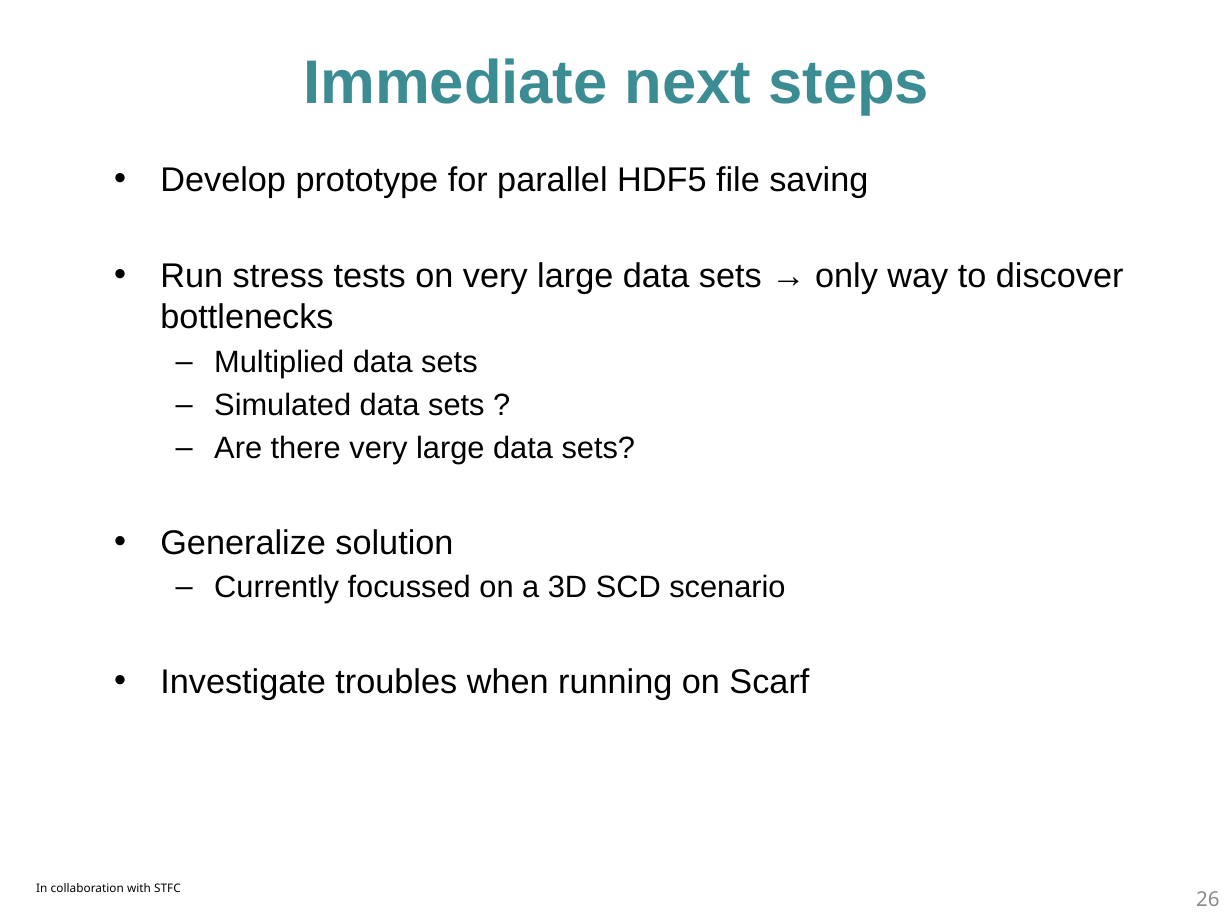
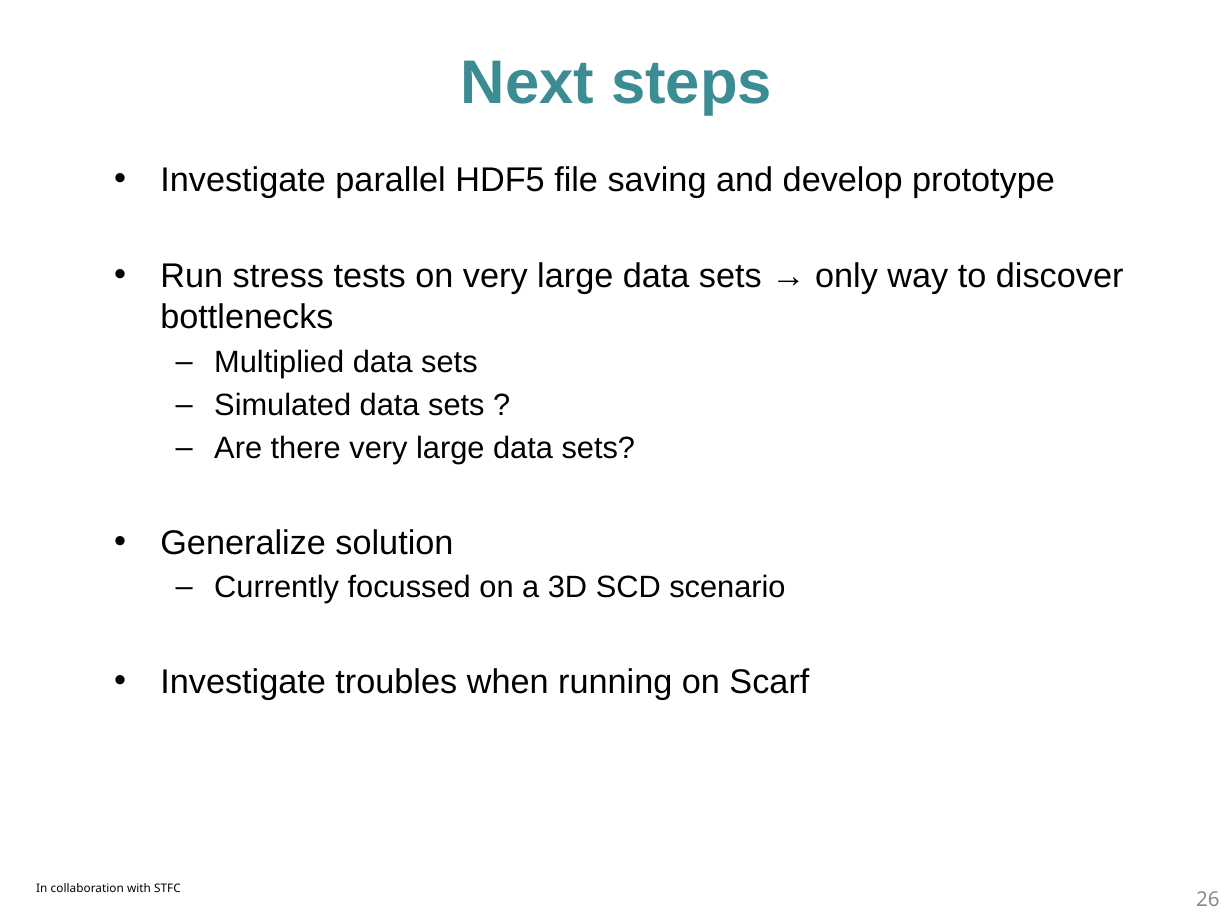
Before and after one commit to ess-dmsc-dram/documents, a slide deck: slide 26 of investigations/MultiDimensionalInvestigation/presentation/distributed_data_reduction_of_multi_dimensional_data.pptx. Drawn at 1232x924 pixels with LibreOffice and Linux fonts; fonts in the diff are those of the drawing; background and template pictures are left out. Boxes give left, top, right and bottom in pixels: in the first picture for what was removed or moved away, otherwise in the second. Text is boxed around its words. In the diff, an @@ line names an element or a change of style, - is before the commit and + after.

```diff
--- a/investigations/MultiDimensionalInvestigation/presentation/distributed_data_reduction_of_multi_dimensional_data.pptx
+++ b/investigations/MultiDimensionalInvestigation/presentation/distributed_data_reduction_of_multi_dimensional_data.pptx
@@ title at <box>461,60,772,115</box>: text changed @@
-Immediate next steps
+Next steps
@@ text at <box>160,166,1055,198</box>: text changed @@
-• Develop prototype for parallel HDF5 file saving
+• Investigate parallel HDF5 file saving and develop prototype
```
Also in this commit, not shown: 7 other slides changed, 6 other files.
